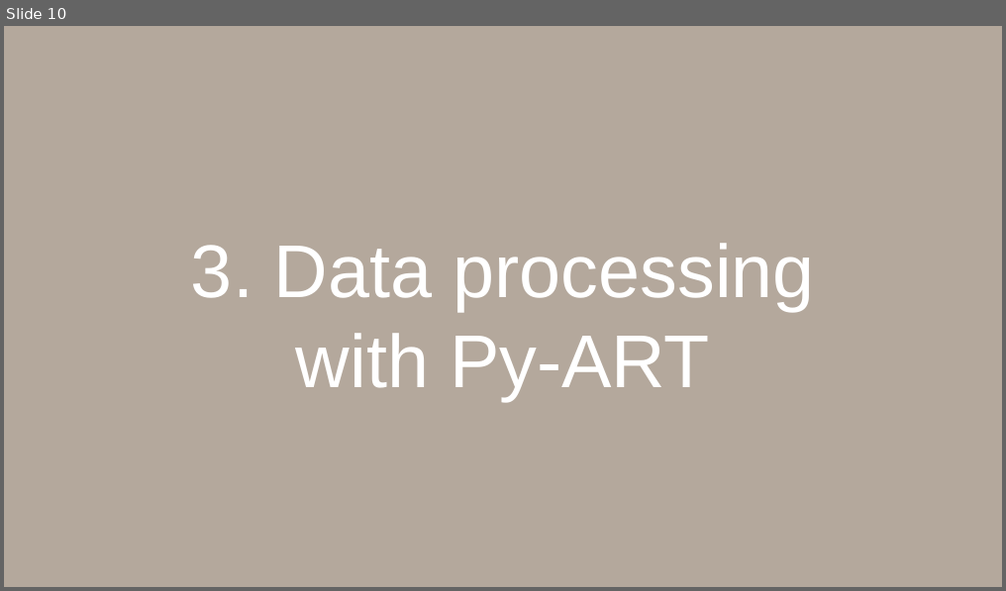
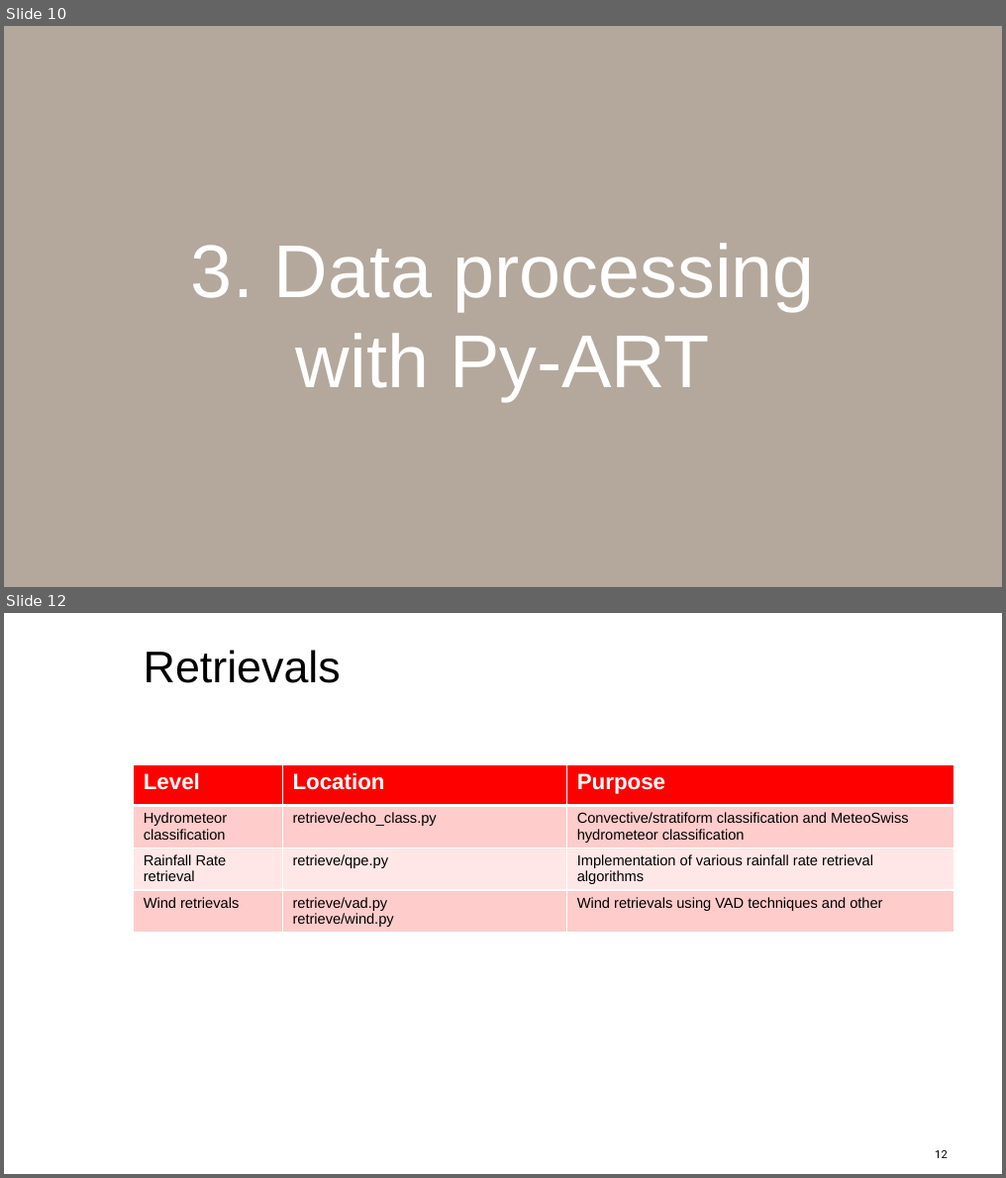
Before and after one commit to openradar/asean2024-pyrad-course, a slide deck: presentations/pptx/02_The_MeteoSwiss_Py-ART.pptx. Shown one above the other, each under a label of ours: slide 10 before the commit, slides 10 and 12 after it; the slides between them are not shown. The pictures are 1006x591 and 1006x1178 pixels, drawn with LibreOffice and Linux fonts; fonts in the diff are those of the drawing; background and template pictures are left out. Boxes give left, top, right and bottom in pixels: in the first picture for what was removed or moved away, otherwise in the second. Text is boxed around its words. In the diff, an @@ line names an element or a change of style, - is before the commit and + after.

```diff
--- a/presentations/pptx/02_The_MeteoSwiss_Py-ART.pptx
+++ b/presentations/pptx/02_The_MeteoSwiss_Py-ART.pptx
@@ slide 12 added at <box>4,613,1002,1174</box>, background #FFFFFF @@
@@ title added at <box>144,650,341,683</box>, 32 pt, text #000000 @@
+Retrievals
@@ table added at <box>134,764,954,941</box>, 4 rows, 3 columns @@
+Level | Location | Purpose
+Hydrometeor classification | retrieve/echo_class.py | Convective/stratiform classification and MeteoSwiss hydrometeor classification
+Rainfall Rate retrieval | retrieve/qpe.py | Implementation of various rainfall rate retrieval algorithms
+Wind retrievals | retrieve/vad.py / retrieve/wind.py | Wind retrievals using VAD techniques and other
@@ rectangle added at <box>127,1118,264,1128</box>, fill #FFFFFF @@
@@ page number added at <box>935,1151,947,1158</box>, 8 pt, text #000000 @@
+12
```
Also in this commit, not shown: 3 slides changed, 2 other slides added.
